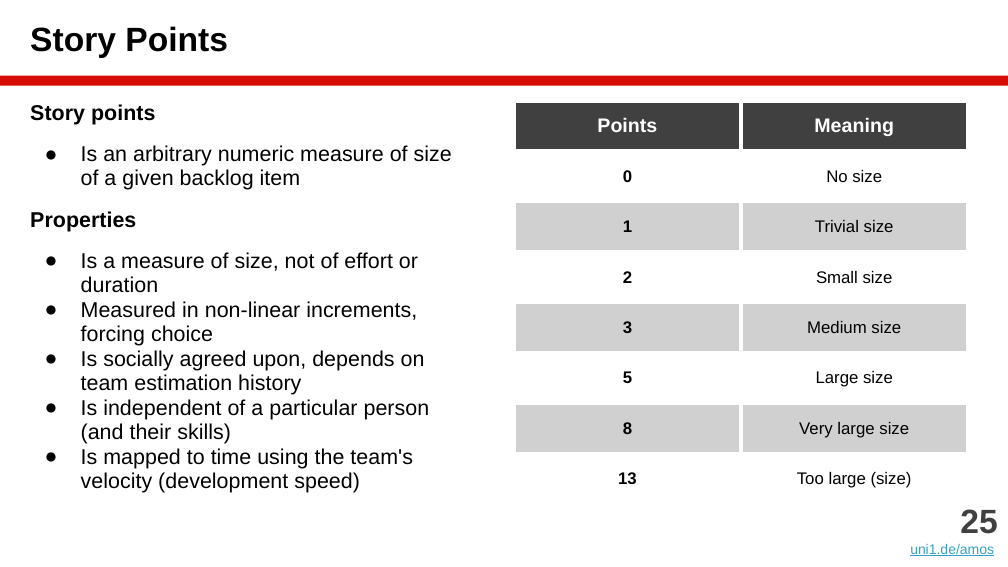
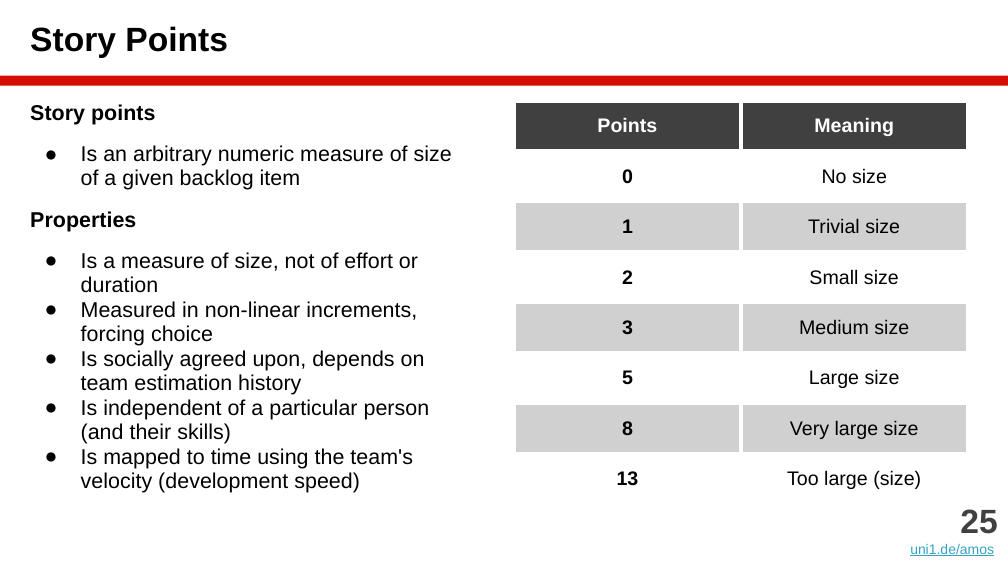
Before and after one commit to dirkriehle/amos-course, a slide deck: slide 25 of Lecture slides/AMOS B04 - Agile Planning.pptx. Drawn at 1008x567 pixels with LibreOffice and Linux fonts; fonts in the diff are those of the drawing. Boxes give left, top, right and bottom in pixels: in the first picture for what was removed or moved away, otherwise in the second. Text is boxed around its words. In the diff, an @@ line names an element or a change of style, - is before the commit and + after.

```diff
--- a/Lecture slides/AMOS B04 - Agile Planning.pptx
+++ b/Lecture slides/AMOS B04 - Agile Planning.pptx
@@ table at (514,101,968,493) @@
@@ size 12 to 14 pt in "0", "No size", "1", "Trivial size" and 10 more places @@
```
Also in this commit, not shown: 3 other slides changed, 2 slides added, 12 other files.
